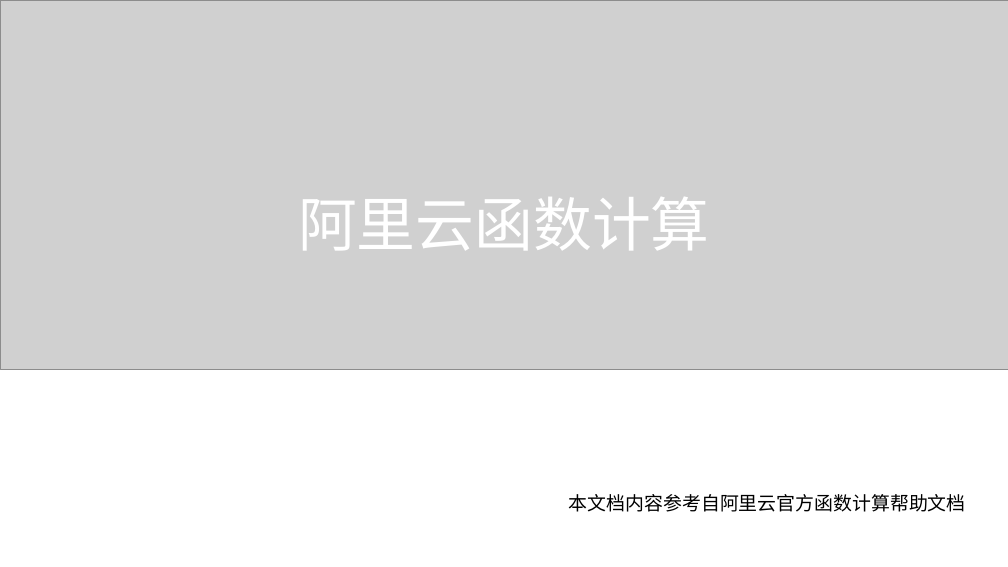
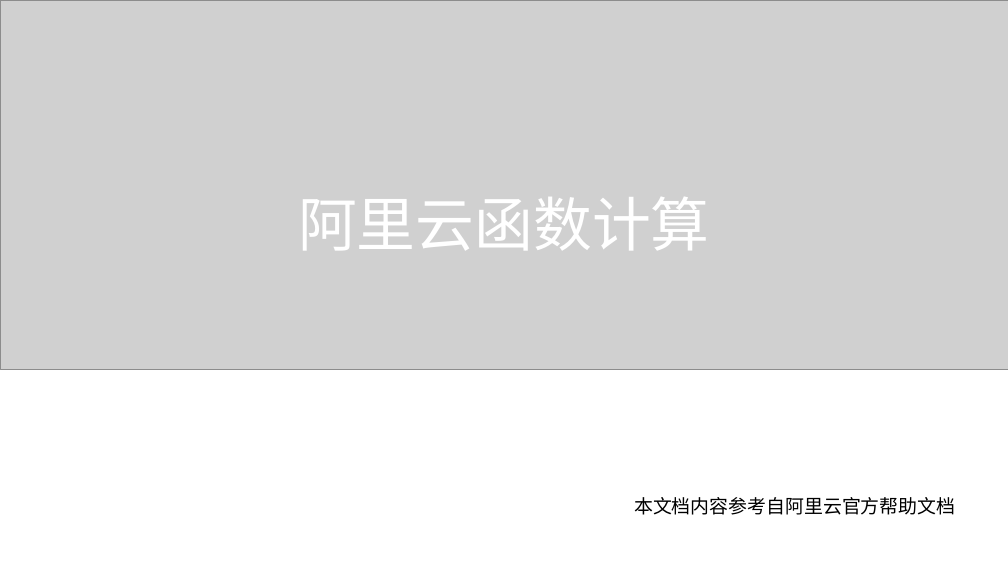
Before and after one commit to wangqisong/fc, a slide deck: slide 1 of doc/阿里云函数计算.pptx. Drawn at 1008x567 pixels with LibreOffice and Linux fonts; fonts in the diff are those of the drawing; grey boxes stand for pictures. Boxes give left, top, right and bottom in pixels: in the first picture for what was removed or moved away, otherwise in the second. Text is boxed around its words. In the diff, an @@ line names an element or a change of style, - is before the commit and + after.

```diff
--- a/doc/阿里云函数计算.pptx
+++ b/doc/阿里云函数计算.pptx
@@ text at box(634, 497, 955, 515): text changed @@
-本文档内容参考自阿里云官方函数计算帮助文档
+本文档内容参考自阿里云官方帮助文档
```
Also in this commit, not shown: 8 other slides changed, 2 slides added.
